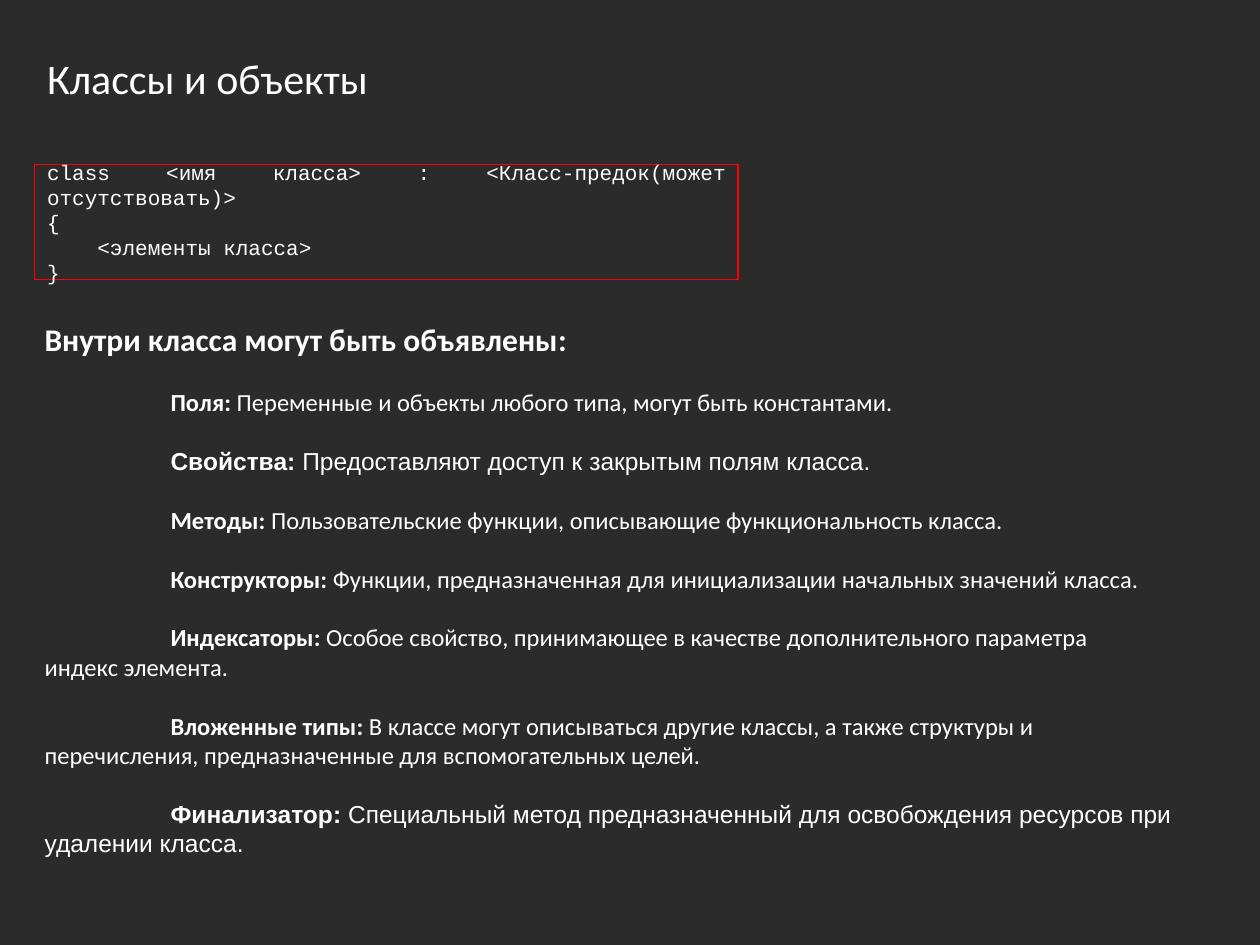
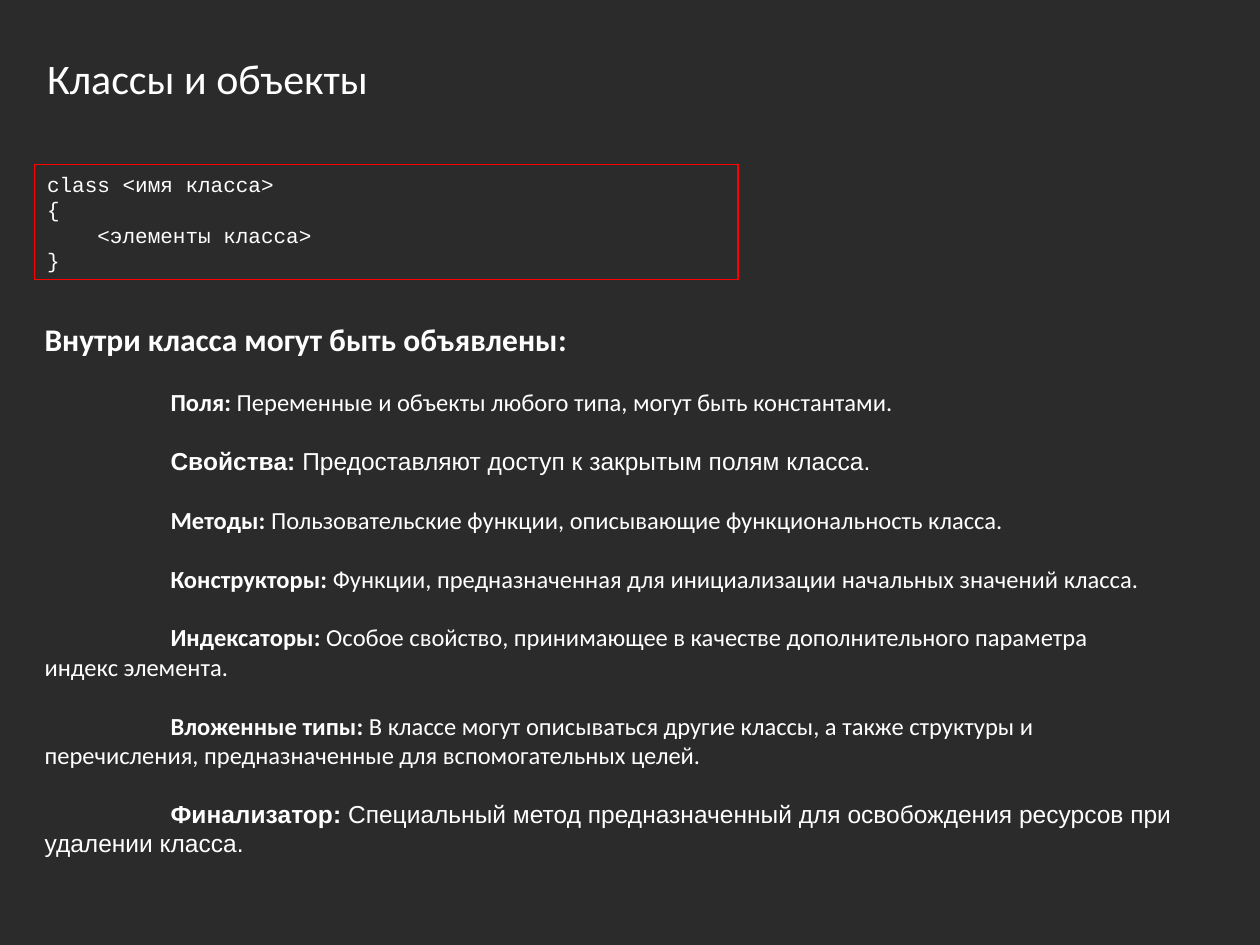
Before and after one commit to bazile/Training, a slide deck: slide 5 of Presentation/lesson-02-oop.pptx. Drawn at 1260x945 pixels with LibreOffice and Linux fonts; fonts in the diff are those of the drawing; background and template pictures are left out; a plain dark background stands for a picture behind light text. Boxes give left, top, right and bottom in pixels: in the first picture for what was removed or moved away, otherwise in the second. Text is boxed around its words. In the diff, an @@ line names an element or a change of style, - is before the commit and + after.

```diff
--- a/Presentation/lesson-02-oop.pptx
+++ b/Presentation/lesson-02-oop.pptx
@@ text in rectangle at (47,177,274,192): text changed @@
-class <имя класса> : <Класс-предок(может отсутствовать)>
+class <имя класса>
```
Also in this commit, not shown: 4 other slides changed, 5 slides added, 1 other file.
